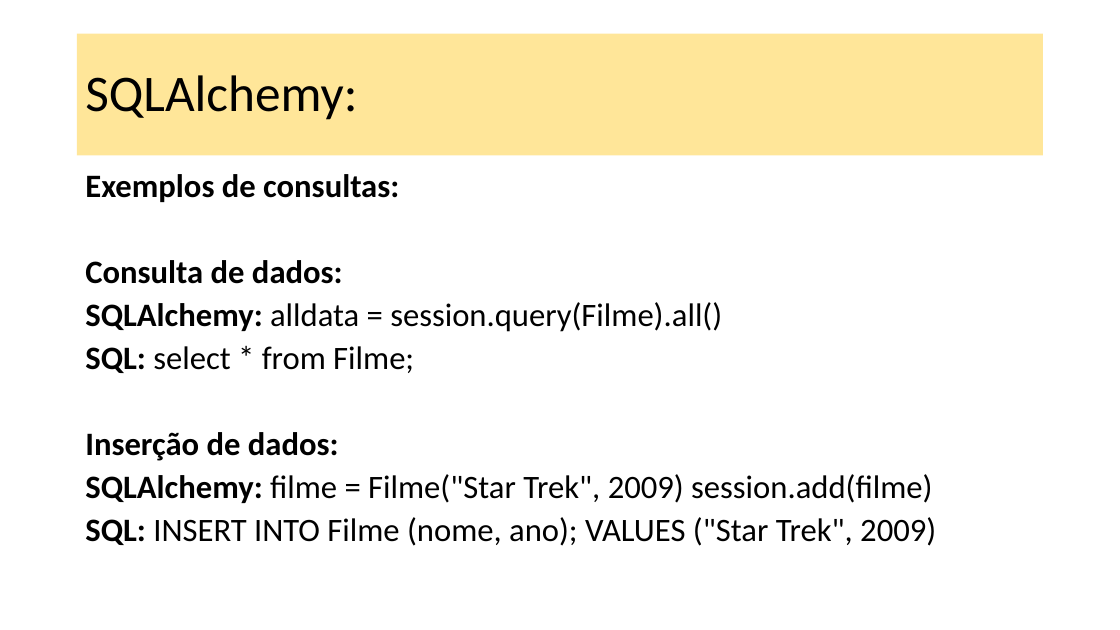
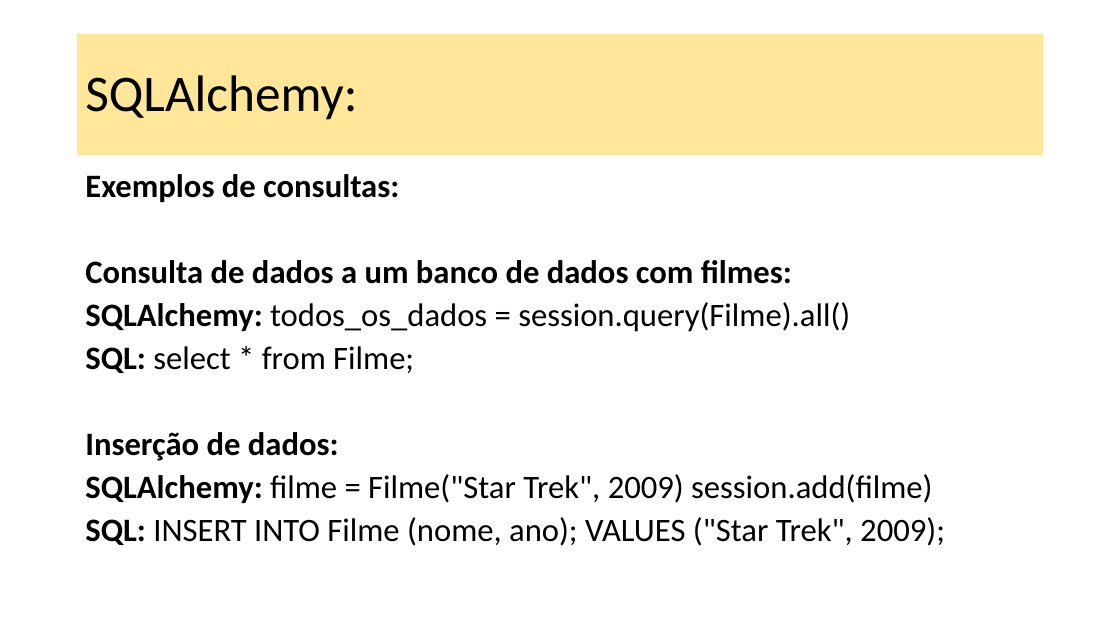
Before and after one commit to dourivaljunior/Curso-de-Flask, a slide deck: slide 21 of Aula 06 Flask.pptx (slide 20 before the commit). Drawn at 1120x630 pixels with LibreOffice and Linux fonts; fonts in the diff are those of the drawing. Boxes give left, top, right and bottom in pixels: in the first picture for what was removed or moved away, otherwise in the second. Text is boxed around its words. In the diff, an @@ line names an element or a change of style, - is before the commit and + after.

```diff
--- a/Aula 06 Flask.pptx
+++ b/Aula 06 Flask.pptx
@@ text at (85, 260, 850, 332): text changed; bold on @@
-Consulta de dados:
-SQLAlchemy: alldata = session.query(Filme).all()
+Consulta de dados a um banco de dados com filmes:
+SQLAlchemy: todos_os_dados = session.query(Filme).all()
@@ text at (85, 517, 945, 546): text changed @@
-SQL: INSERT INTO Filme (nome, ano); VALUES ("Star Trek", 2009)
+SQL: INSERT INTO Filme (nome, ano); VALUES ("Star Trek", 2009);
```
Also in this commit, not shown: 15 other slides changed, 6 slides added, 1 slide removed, 1 other file.
